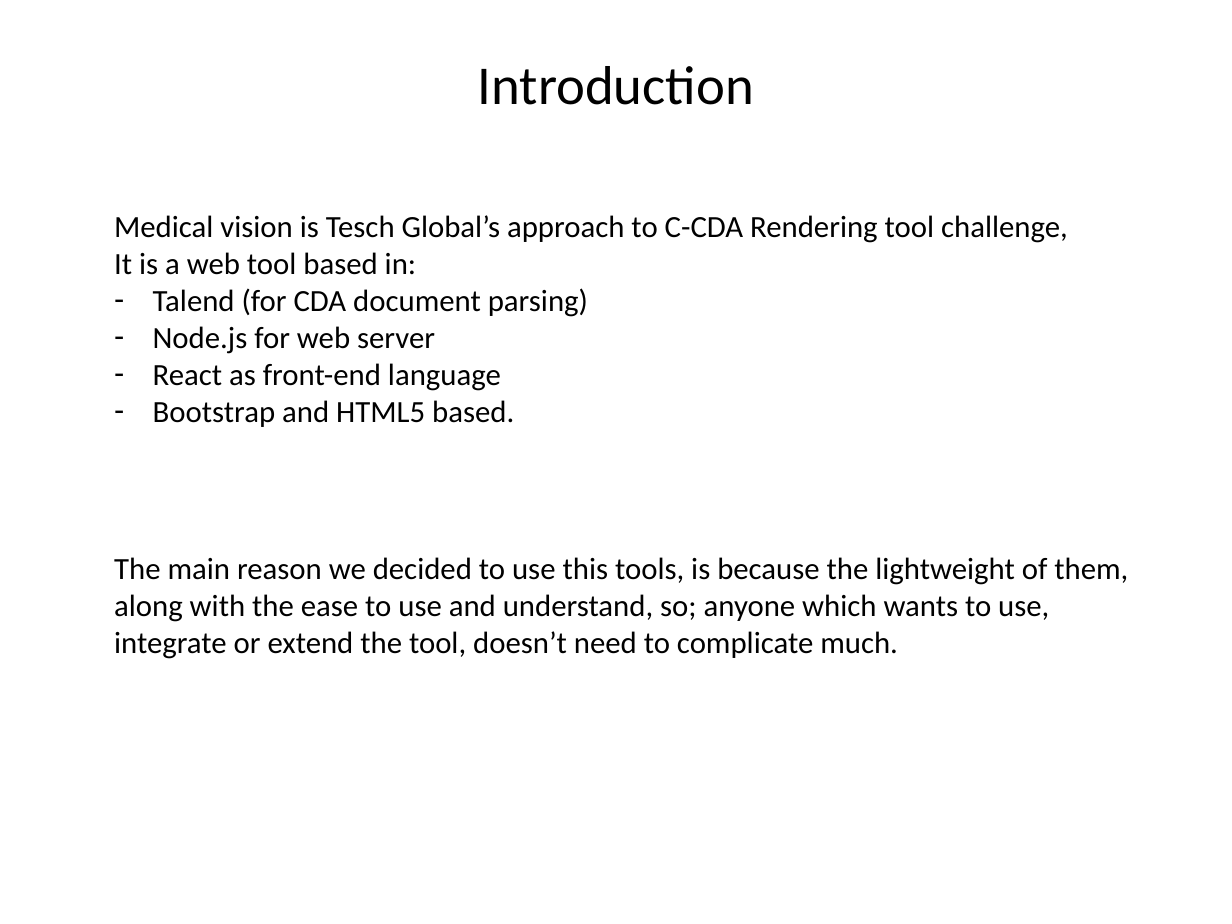
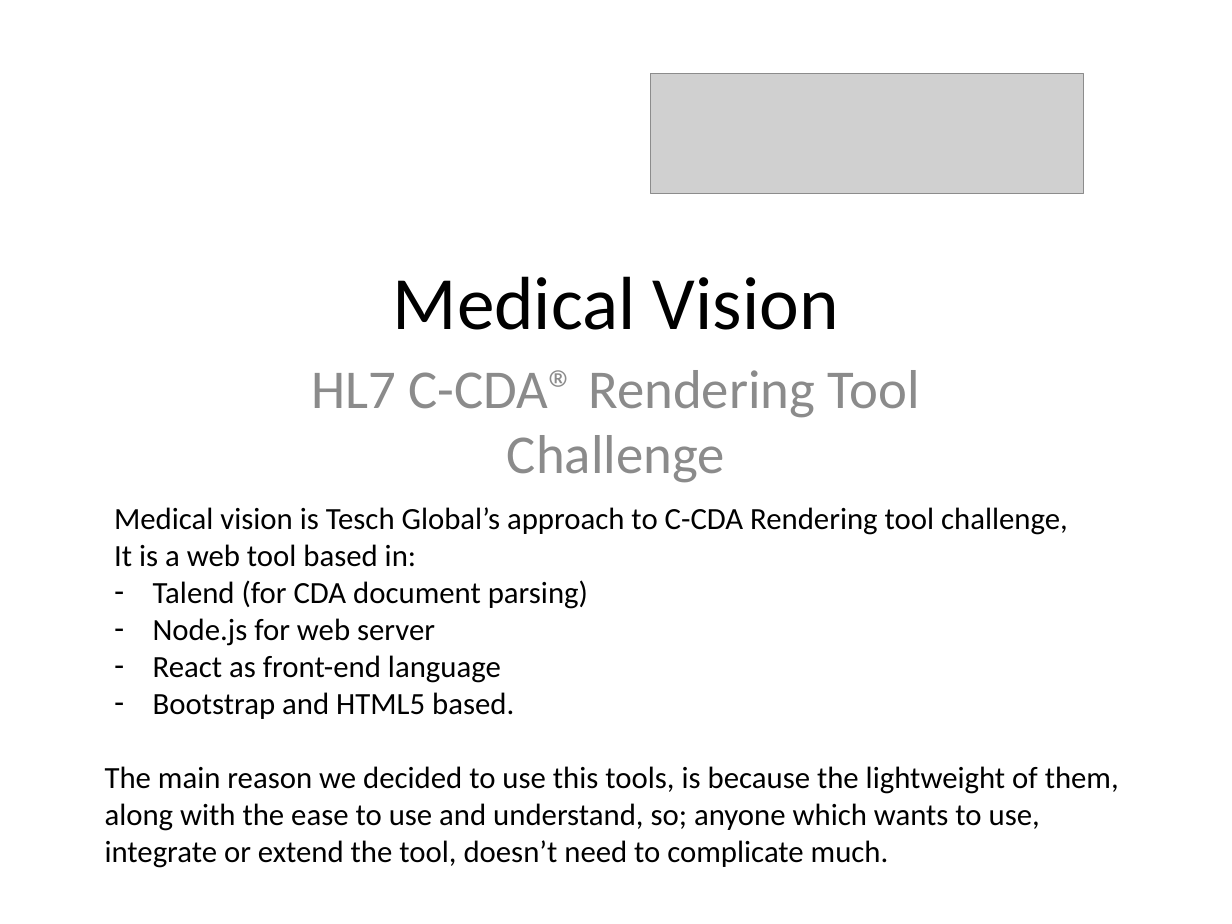
Before and after one commit to HealthLX/HL7Challenge, a slide deck: slide 1 of MedicalVision.pptx (slide 2 before the commit). Drawn at 1232x924 pixels with LibreOffice and Linux fonts; fonts in the diff are those of the drawing; grey boxes stand for pictures. Boxes give left, top, right and bottom in pixels: in the first picture for what was removed or moved away, otherwise in the second. Text is boxed around its words. In the diff, an @@ line names an element or a change of style, - is before the commit and + after.

```diff
--- a/MedicalVision.pptx
+++ b/MedicalVision.pptx
@@ title removed at box(478, 66, 754, 105) @@
-Introduction
@@ picture added at box(650, 74, 1083, 193) @@
@@ title added at box(393, 276, 839, 330), 44 pt, text #000000 @@
+Medical Vision
@@ subtitle added at box(311, 370, 920, 483), 32 pt, text #8C8C8C @@
+HL7 C-CDA® Rendering Tool Challenge
@@ text "Medical vision is Tesch Global’s ...": place and size @@
-text "Medical vision is Tesch Global’s ..." at box(114, 215, 1068, 427)
+text "Medical vision is Tesch Global’s ..." at box(114, 507, 1068, 719)
@@ text "The main reason we decided ...": place and size @@
-text "The main reason we decided ..." at box(114, 557, 1128, 659)
+text "The main reason we decided ..." at box(105, 766, 1119, 868)
```
Also in this commit, not shown: 1 other slide changed, 1 slide removed.
